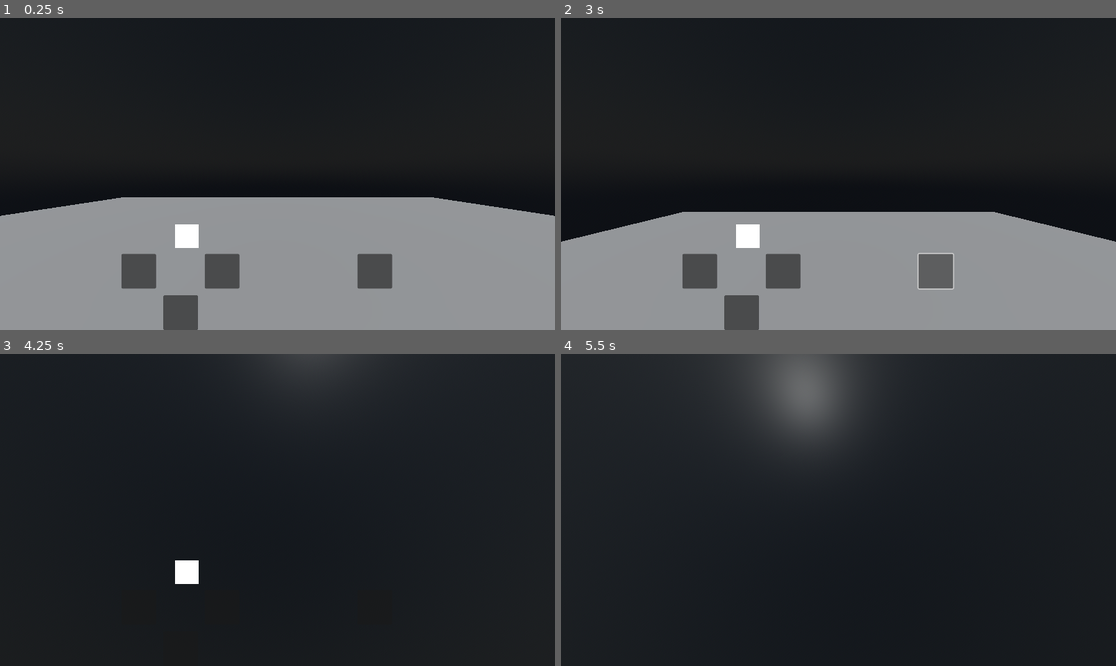
Above: before the commit, frames 1-4 (two rows, left to right).
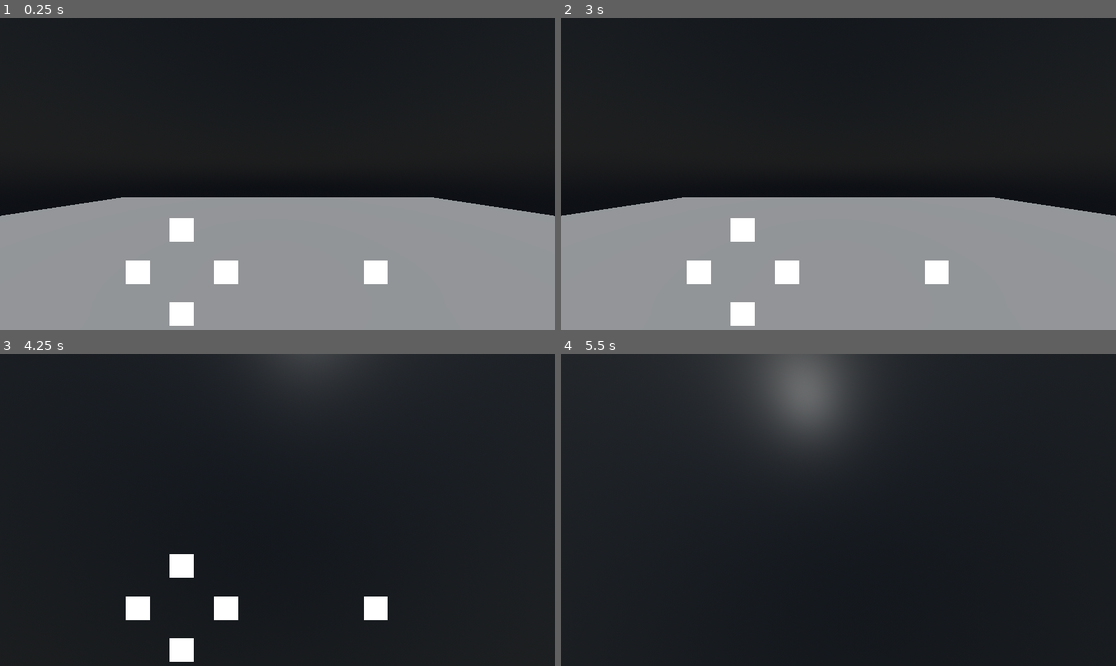
Above: after the commit, the same moments.

Repository: clbwhazzup/godot3D
Game: Godot game, scene res://scenes/level_1.tscn
Same seed, same stepped clock (60 frames per second), same inputs: the game is played once before the commit and once after it.
Inputs (mouse positions are in pixels of both pictures, inside the frame that each line leads up to):
- Up to frame 1 (0.25 s): no input
- Up to frame 2 (3 s): click (744, 311) at 0.52 s; click (699, 270) at 1.27 s; click (783, 270) at 2.02 s; click (932, 270) at 2.77 s
- Up to frame 3 (4.25 s): move the mouse to (399, 494) at 3.52 s; hold D (move_right) from 3.53 s (still down); tap Space (jump) at 3.6, 3.77, 4.07 s; click (399, 494) at 3.67 s
- Up to frame 4 (5.5 s): release D (move_right) at 4.25 s; tap Enter at 4.25 s; drag from (727, 525) to (810, 572) at 4.27 s; move the mouse to (894, 441) at 5.02 s; hold D (move_right) from 5.03 s (still down); tap Space (jump) at 5.1 s

The runs differ from the first frame. In frame 1, 3.1% of the frame differs, in the area x 21-71%, y 64-100%; in frame 2, 8.6%, in the area x 0-100%, y 57-100%; in frame 3, 1.6%; in frame 4, nothing differs.

Commit message:
fixing touch controls pt4

Diff:
--- a/scenes/level_1.tscn
+++ b/scenes/level_1.tscn
@@ -22,6 +22,8 @@
 sky = SubResource("Sky_bswci")
 
 [sub_resource type="CanvasTexture" id="CanvasTexture_bswci"]
+
+[sub_resource type="CanvasTexture" id="CanvasTexture_rus8k"]
 
 [node name="level1" type="Node"]
 
@@ -83,49 +85,28 @@
 grow_vertical = 0
 
 [node name="Forward" type="TouchScreenButton" parent="TouchControls/Overlay/Directional"]
-position = Vector2(111, 25)
+position = Vector2(100, 12)
 scale = Vector2(50, 50)
 texture_normal = SubResource("CanvasTexture_bswci")
 action = "move_forward"
 
-[node name="Back" type="Button" parent="TouchControls/Overlay/Directional"]
-layout_mode = 1
-anchors_preset = 7
-anchor_left = 0.5
-anchor_top = 1.0
-anchor_right = 0.5
-anchor_bottom = 1.0
-offset_left = -36.0
-offset_top = -72.0
-offset_right = 36.0
-grow_horizontal = 2
-grow_vertical = 0
-action_mode = 0
+[node name="Back" type="TouchScreenButton" parent="TouchControls/Overlay/Directional"]
+position = Vector2(100, 187)
+scale = Vector2(50, 50)
+texture_normal = SubResource("CanvasTexture_bswci")
+action = "move_back"
 
-[node name="Left" type="Button" parent="TouchControls/Overlay/Directional"]
-layout_mode = 1
-anchors_preset = 4
-anchor_top = 0.5
-anchor_bottom = 0.5
-offset_top = -36.0
-offset_right = 72.0
-offset_bottom = 36.0
-grow_vertical = 2
-action_mode = 0
+[node name="Left" type="TouchScreenButton" parent="TouchControls/Overlay/Directional"]
+position = Vector2(9, 100)
+scale = Vector2(50, 50)
+texture_normal = SubResource("CanvasTexture_bswci")
+action = "move_left"
 
-[node name="Right" type="Button" parent="TouchControls/Overlay/Directional"]
-layout_mode = 1
-anchors_preset = 6
-anchor_left = 1.0
-anchor_top = 0.5
-anchor_right = 1.0
-anchor_bottom = 0.5
-offset_left = -72.0
-offset_top = -36.0
-offset_bottom = 36.0
-grow_horizontal = 0
-grow_vertical = 2
-action_mode = 0
+[node name="Right" type="TouchScreenButton" parent="TouchControls/Overlay/Directional"]
+position = Vector2(192, 100)
+scale = Vector2(50, 50)
+texture_normal = SubResource("CanvasTexture_bswci")
+action = "move_right"
 
 [node name="Other" type="Control" parent="TouchControls/Overlay"]
 layout_mode = 1
@@ -139,26 +120,7 @@
 grow_horizontal = 0
 grow_vertical = 0
 
-[node name="Jump" type="Button" parent="TouchControls/Overlay/Other"]
-layout_mode = 1
-anchors_preset = 8
-anchor_left = 0.5
-anchor_top = 0.5
-anchor_right = 0.5
-anchor_bottom = 0.5
-offset_left = -36.0
-offset_top = -36.0
-offset_right = 36.0
-offset_bottom = 36.0
-grow_horizontal = 2
-grow_vertical = 2
-action_mode = 0
-
-[connection signal="button_down" from="TouchControls/Overlay/Directional/Back" to="TouchControls" method="_on_back_button_down"]
-[connection signal="button_up" from="TouchControls/Overlay/Directional/Back" to="TouchControls" method="_on_back_button_up"]
-[connection signal="button_down" from="TouchControls/Overlay/Directional/Left" to="TouchControls" method="_on_left_button_down"]
-[connection signal="button_up" from="TouchControls/Overlay/Directional/Left" to="TouchControls" method="_on_left_button_up"]
-[connection signal="button_down" from="TouchControls/Overlay/Directional/Right" to="TouchControls" method="_on_right_button_down"]
-[connection signal="button_up" from="TouchControls/Overlay/Directional/Right" to="TouchControls" method="_on_right_button_up"]
-[connection signal="button_down" from="TouchControls/Overlay/Other/Jump" to="TouchControls" method="_on_jump_button_down"]
-[connection signal="button_up" from="TouchControls/Overlay/Other/Jump" to="TouchControls" method="_on_jump_button_up"]
+[node name="Jump" type="TouchScreenButton" parent="TouchControls/Overlay/Other"]
+position = Vector2(100, 100)
+scale = Vector2(50, 50)
+texture_normal = SubResource("CanvasTexture_rus8k")
Not shown: 1 places in scenes/level_1.tscn that only renumber resources
